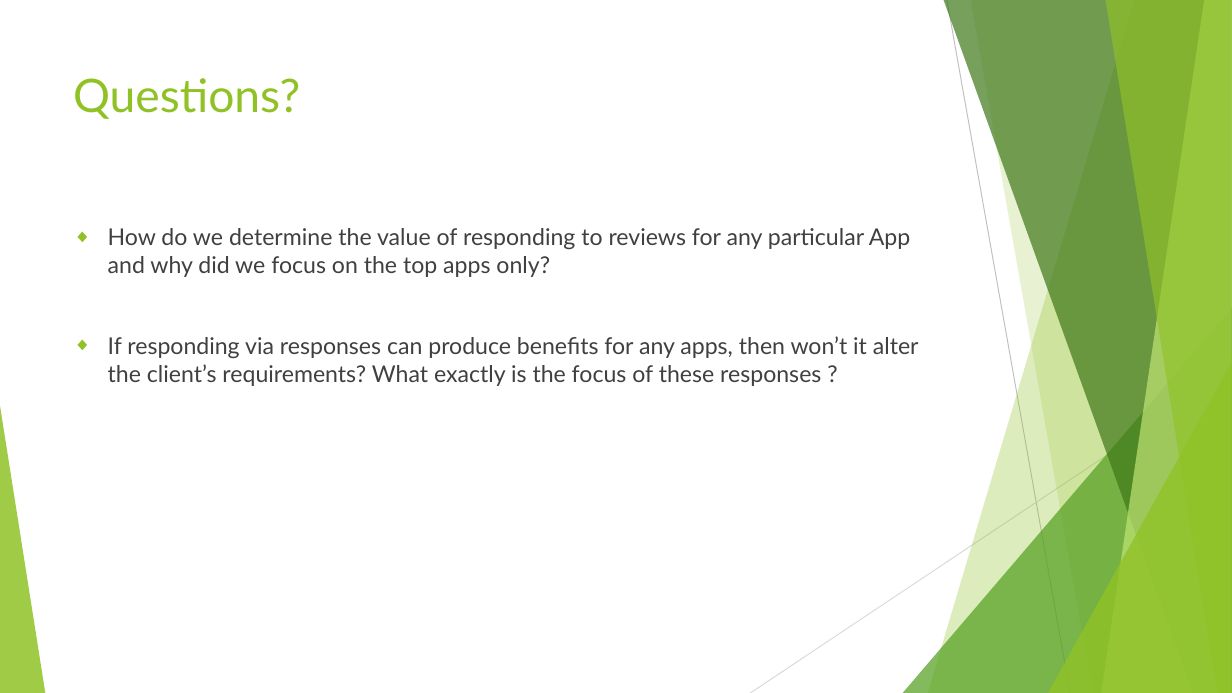
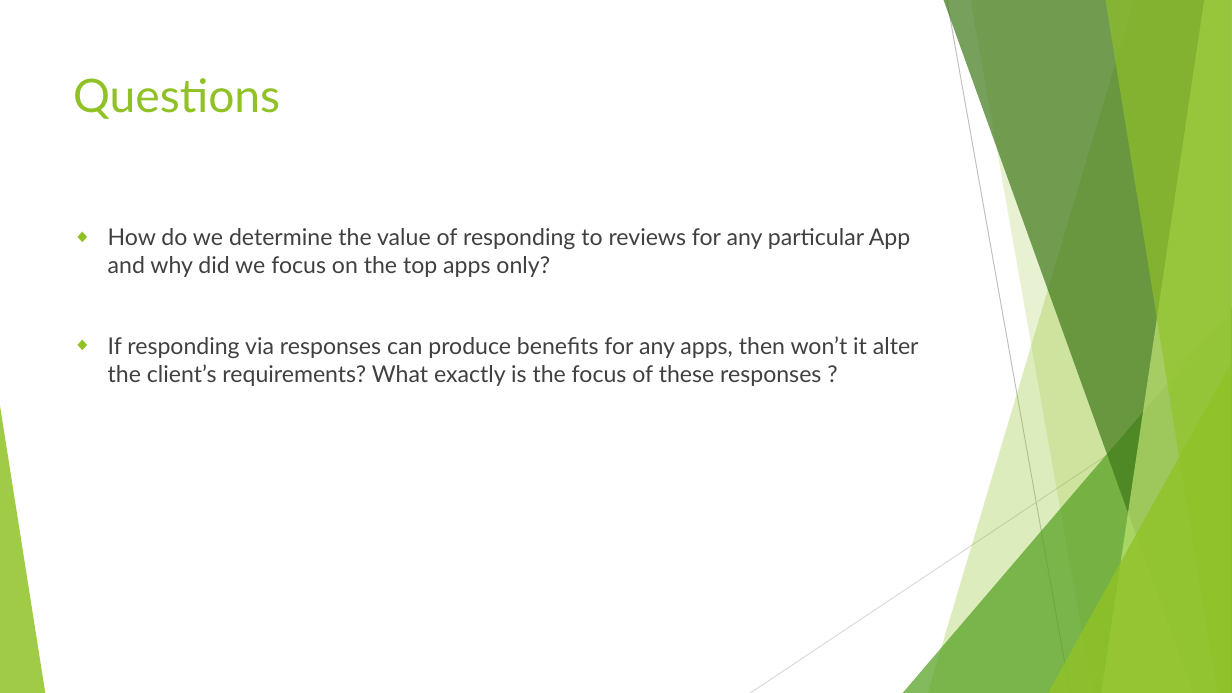
Before and after one commit to Ruthvicp/CS5551_Team_11_Project, a slide deck: slide 6 of Documentation/Critique/Critique.pptx (slide 5 before the commit). Drawn at 1232x693 pixels with LibreOffice and Linux fonts; fonts in the diff are those of the drawing. Boxes give left, top, right and bottom in pixels: in the first picture for what was removed or moved away, otherwise in the second. Text is boxed around its words. In the diff, an @@ line names an element or a change of style, - is before the commit and + after.

```diff
--- a/Documentation/Critique/Critique.pptx
+++ b/Documentation/Critique/Critique.pptx
@@ title at (x1=73, y1=78, x2=280, y2=119): text changed @@
-Questions?
+Questions
```
Also in this commit, not shown: 5 slides added, 3 slides removed.
